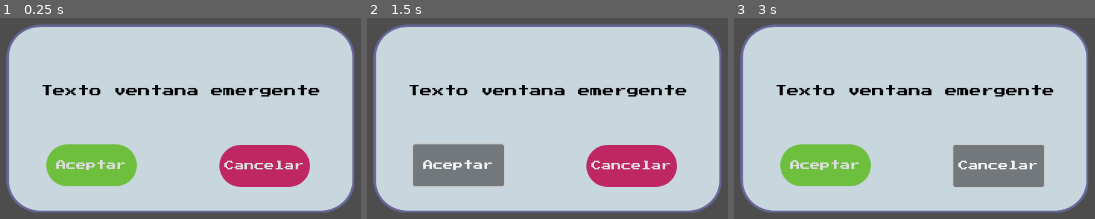
Above: before the commit, frames 1-3 (left to right).
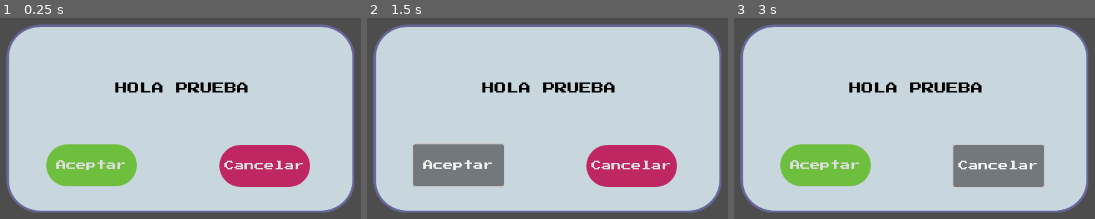
Above: after the commit, the same moments.

Repository: TonyCast2005/Galileo
Game: Godot game, scene res://escenas/validación/VentanaEmergente.tscn
The game is run twice, just before and just after one commit, with the same random seed, the same clock (stepped at 60 frames per second) and the same inputs. This scene is started directly instead of the project's main scene.
Inputs:
- Up to frame 1 (0.25 s): no input
- Up to frame 2 (1.5 s): click "Aceptar" at 0.5 s; click "Aceptar" at 1.25 s
- Up to frame 3 (3 s): click "Aceptar" at 2 s; click "Cancelar" at 2.75 s

The runs differ from the first frame. In frame 1, 2.5% of the frame differs, in the area x 11-89%, y 31-40%; in frame 2, 2.5%; in frame 3, 2.5%.

Commit message:
cambio label

Diff:
--- a/galileo/Tipos_preguntas/Examen.tscn
+++ b/galileo/Tipos_preguntas/Examen.tscn
@@ -1,8 +1,4 @@
-[gd_scene load_steps=6 format=3 uid="uid://dayfcu0lj7vlt"]
-
-[ext_resource type="Script" path="res://Scripts/TestUbicacion/Examen/examen.gd" id="1_07q00"]
-[ext_resource type="Texture2D" path="res://assets/sprites/globoTexto .png" id="2_x3dmk"]
-[ext_resource type="Texture2D" path="res://assets/sprites/ui/Galileo/boca alargada ojos cerrados.png" id="3_yt658"]
+[gd_scene load_steps=3 format=3 uid="uid://dayfcu0lj7vlt"]
 
 [sub_resource type="StyleBoxFlat" id="StyleBoxFlat_mlo1n"]
 border_width_left = 5
@@ -29,7 +25,6 @@
 anchor_bottom = 1.0
 grow_horizontal = 2
 grow_vertical = 2
-script = ExtResource("1_07q00")
 
 [node name="ColorRect" type="ColorRect" parent="."]
 layout_mode = 1
@@ -90,7 +85,6 @@
 offset_top = -187.0
 offset_right = 611.0
 offset_bottom = 50.0
-texture = ExtResource("2_x3dmk")
 
 [node name="LabelRetroalimentacion" type="Label" parent="PanelRetroalimentacion"]
 layout_mode = 0
@@ -110,7 +104,6 @@
 offset_top = -46.0
 offset_right = 316.0
 offset_bottom = 210.0
-texture = ExtResource("3_yt658")
 
 [node name="BotonSiguiente" type="Button" parent="PanelRetroalimentacion"]
 layout_mode = 0
--- a/galileo/escenas/Tipos_preguntas/Lectura/Lectura.tscn
+++ b/galileo/escenas/Tipos_preguntas/Lectura/Lectura.tscn
@@ -57,16 +57,19 @@
 
 [node name="ScrollContainer" type="ScrollContainer" parent="."]
 layout_mode = 0
-offset_left = 79.0
+offset_left = 77.0
 offset_top = 235.0
 offset_right = 636.0
 offset_bottom = 1043.0
 
-[node name="Texto" type="Label" parent="ScrollContainer"]
+[node name="textoLectura" type="Label" parent="ScrollContainer"]
+custom_minimum_size = Vector2(550, 800)
 layout_mode = 2
-text = "TEXTO DE LECTURA"
-horizontal_alignment = 3
-vertical_alignment = 3
+theme_override_colors/font_color = Color(1, 1, 1, 1)
+theme_override_font_sizes/font_size = 21
+text = "Texto de la lectura "
+horizontal_alignment = 1
+autowrap_mode = 2
 
 [node name="Continuar" type="Button" parent="."]
 layout_mode = 0
--- a/galileo/escenas/validación/VentanaEmergente.tscn
+++ b/galileo/escenas/validación/VentanaEmergente.tscn
@@ -29,17 +29,17 @@
 scale = Vector2(0.555888, 0.52993)
 texture = ExtResource("1_3o75q")
 
-[node name="textoVentana" type="Label" parent="Ventana"]
-offset_left = -459.0
-offset_top = -208.0
-offset_right = 461.0
-offset_bottom = 40.0
+[node name="TextoVentana" type="Label" parent="Ventana"]
+offset_left = -437.0
+offset_top = -223.0
+offset_right = 446.0
+offset_bottom = 38.0
 theme_override_colors/font_color = Color(0, 0, 0, 1)
-theme_override_colors/font_outline_color = Color(0, 0, 0, 1)
 theme_override_font_sizes/font_size = 35
-text = "Texto ventana emergente"
+text = "HOLA PRUEBA"
 horizontal_alignment = 1
 vertical_alignment = 1
+autowrap_mode = 2
 
 [node name="Aceptar" type="Button" parent="."]
 layout_mode = 0
@@ -51,6 +51,7 @@
 text = "Aceptar"
 
 [node name="Cancelar" type="Button" parent="."]
+layout_mode = 0
 offset_left = 415.0
 offset_top = 672.0
 offset_right = 560.0
